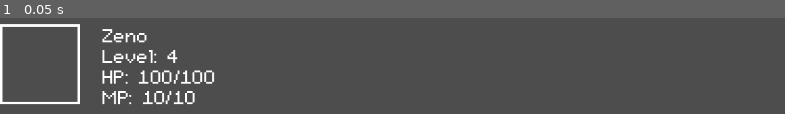
Above: before the commit, frame 1.
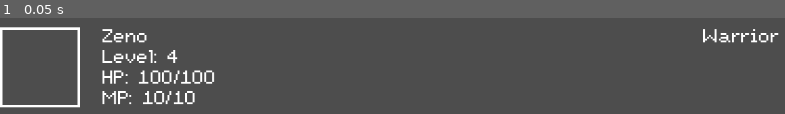
Above: after the commit, the same moment.

Repository: majormunky/TinyRPG
Game: Godot game, scene res://scenes/Menu/CharacterPanel.tscn
Same seed, same stepped clock (60 frames per second), same inputs: the game is played once before the commit and once after it. This scene is started directly instead of the project's main scene.
Inputs:
- Up to frame 1 (0.05 s): no input

The runs differ from the first frame. In frame 1, 1.7% of the frame differs, in the area x 0-100%, y 6-94%.

Commit message:
Updated character panel to show job, added 3 more characters

Diff:
--- a/src/resources/PlayerData.gd
+++ b/src/resources/PlayerData.gd
@@ -3,17 +3,76 @@
 var characters = []
 
 
+func create_character(data):
+	var player_data = Character.new()
+	player_data.character_name = data["name"]
+	player_data.job_name = data["job_name"]
+	player_data.level = data["level"]
+	player_data.max_hit_points = data["max_hit_points"]
+	player_data.current_hit_points = data["current_hit_points"]
+	player_data.max_magic_points = data["max_magic_points"]
+	player_data.current_magic_points = data["current_magic_points"]
+	player_data.strength = data["strength"]
+	player_data.dexterity = data["dexterity"]
+	player_data.intelligence = data["intelligence"]
+
+	return player_data
+
+
 func _ready():
-	var player_data = Character.new()
-	player_data.character_name = "Zeno"
-	player_data.job_name = "Warrior"
-	player_data.level = 1
-	player_data.max_hit_points = 100
-	player_data.current_hit_points = 100
-	player_data.max_magic_points = 10
-	player_data.current_magic_points = 10
-	player_data.strength = 40
-	player_data.dexterity = 15
-	player_data.intelligence = 10
+	var p1 = {
+		"name": "Zeno",
+		"job_name": "Warrior",
+		"level": 1,
+		"max_hit_points": 100,
+		"current_hit_points": 100,
+		"max_magic_points": 10,
+		"current_magic_points": 10,
+		"strength": 40,
+		"dexterity": 15,
+		"intelligence": 10
+	}
 
-	characters.append(player_data)
+	var p2 = {
+		"name": "Torin",
+		"job_name": "Cleric",
+		"level": 1,
+		"max_hit_points": 60,
+		"current_hit_points": 60,
+		"max_magic_points": 40,
+		"current_magic_points": 40,
+		"strength": 20,
+		"dexterity": 15,
+		"intelligence": 40
+	}
+
+	var p3 = {
+		"name": "SneakyCab",
+		"job_name": "Thief",
+		"level": 1,
+		"max_hit_points": 60,
+		"current_hit_points": 60,
+		"max_magic_points": 10,
+		"current_magic_points": 10,
+		"strength": 20,
+		"dexterity": 35,
+		"intelligence": 10
+	}
+
+	var p4 = {
+		"name": "FireCab",
+		"job_name": "Mage",
+		"level": 1,
+		"max_hit_points": 40,
+		"current_hit_points": 40,
+		"max_magic_points": 50,
+		"current_magic_points": 50,
+		"strength": 15,
+		"dexterity": 15,
+		"intelligence": 40
+	}
+
+	characters.append(create_character(p1))
+	characters.append(create_character(p2))
+	characters.append(create_character(p3))
+	characters.append(create_character(p4))
--- a/src/scenes/Game.tscn
+++ b/src/scenes/Game.tscn
@@ -106,6 +106,7 @@
 
 [node name="CharacterPanels" type="VBoxContainer" parent="UI/GameMenu/HBoxContainer/Main/MarginContainer/Status"]
 layout_mode = 2
+theme_override_constants/separation = -8
 
 [node name="Inventory" type="VBoxContainer" parent="UI/GameMenu/HBoxContainer/Main/MarginContainer"]
 visible = false
--- a/src/scenes/Menu/CharacterPanel.gd
+++ b/src/scenes/Menu/CharacterPanel.gd
@@ -2,10 +2,14 @@
 
 var character_data: Character
 var portraits = {
-	"Warrior": preload("res://assets/characters/warrior.png")
+	"Warrior": preload("res://assets/characters/warrior.png"),
+	"Cleric": preload("res://assets/characters/cleric.png"),
+	"Thief": preload("res://assets/characters/thief.png"),
+	"Mage": preload("res://assets/characters/mage.png")
 }
 
-@onready var character_name = $MarginContainer/VBoxContainer/Name
+@onready var character_name = $MarginContainer/VBoxContainer/HBoxContainer/Name
+@onready var job = $MarginContainer/VBoxContainer/HBoxContainer/Job
 @onready var character_level = $MarginContainer/VBoxContainer/Level
 @onready var character_hp = $MarginContainer/VBoxContainer/HP
 @onready var character_mp = $MarginContainer/VBoxContainer/MP
@@ -22,10 +26,11 @@
 
 func render_panel():
 	character_name.text = character_data.character_name
+	job.text = character_data.job_name
 	character_level.text = "Level: " + str(character_data.level)
 	character_hp.text = "HP: " + str(character_data.current_hit_points) + "/" + str(character_data.max_hit_points)
 	character_mp.text = "MP: " + str(character_data.current_magic_points) + "/" + str(character_data.max_magic_points)
-	portrait.texture = portraits["Warrior"]
+	portrait.texture = portraits[character_data.job_name]
 
 
 # Called every frame. 'delta' is the elapsed time since the previous frame.
--- a/src/scenes/Menu/CharacterPanel.tscn
+++ b/src/scenes/Menu/CharacterPanel.tscn
@@ -5,6 +5,12 @@
 [ext_resource type="Theme" uid="uid://cf5rhasrgjan2" path="res://scenes/Menu/MenuTheme.tres" id="1_pirt2"]
 
 [node name="CharacterPanel" type="HBoxContainer"]
+anchors_preset = 15
+anchor_right = 1.0
+anchor_bottom = 1.0
+offset_bottom = -562.0
+grow_horizontal = 2
+grow_vertical = 2
 theme = ExtResource("1_pirt2")
 script = ExtResource("1_p4lja")
 
@@ -15,15 +21,27 @@
 
 [node name="MarginContainer" type="MarginContainer" parent="."]
 layout_mode = 2
+size_flags_horizontal = 3
 theme_override_constants/margin_left = 32
+theme_override_constants/margin_right = 32
 
 [node name="VBoxContainer" type="VBoxContainer" parent="MarginContainer"]
 layout_mode = 2
 theme_override_constants/separation = -16
 
-[node name="Name" type="Label" parent="MarginContainer/VBoxContainer"]
+[node name="HBoxContainer" type="HBoxContainer" parent="MarginContainer/VBoxContainer"]
 layout_mode = 2
+
+[node name="Name" type="Label" parent="MarginContainer/VBoxContainer/HBoxContainer"]
+layout_mode = 2
+size_flags_horizontal = 3
 text = "Zeno"
+
+[node name="Job" type="Label" parent="MarginContainer/VBoxContainer/HBoxContainer"]
+layout_mode = 2
+size_flags_horizontal = 3
+text = "Warrior"
+horizontal_alignment = 2
 
 [node name="Level" type="Label" parent="MarginContainer/VBoxContainer"]
 layout_mode = 2
